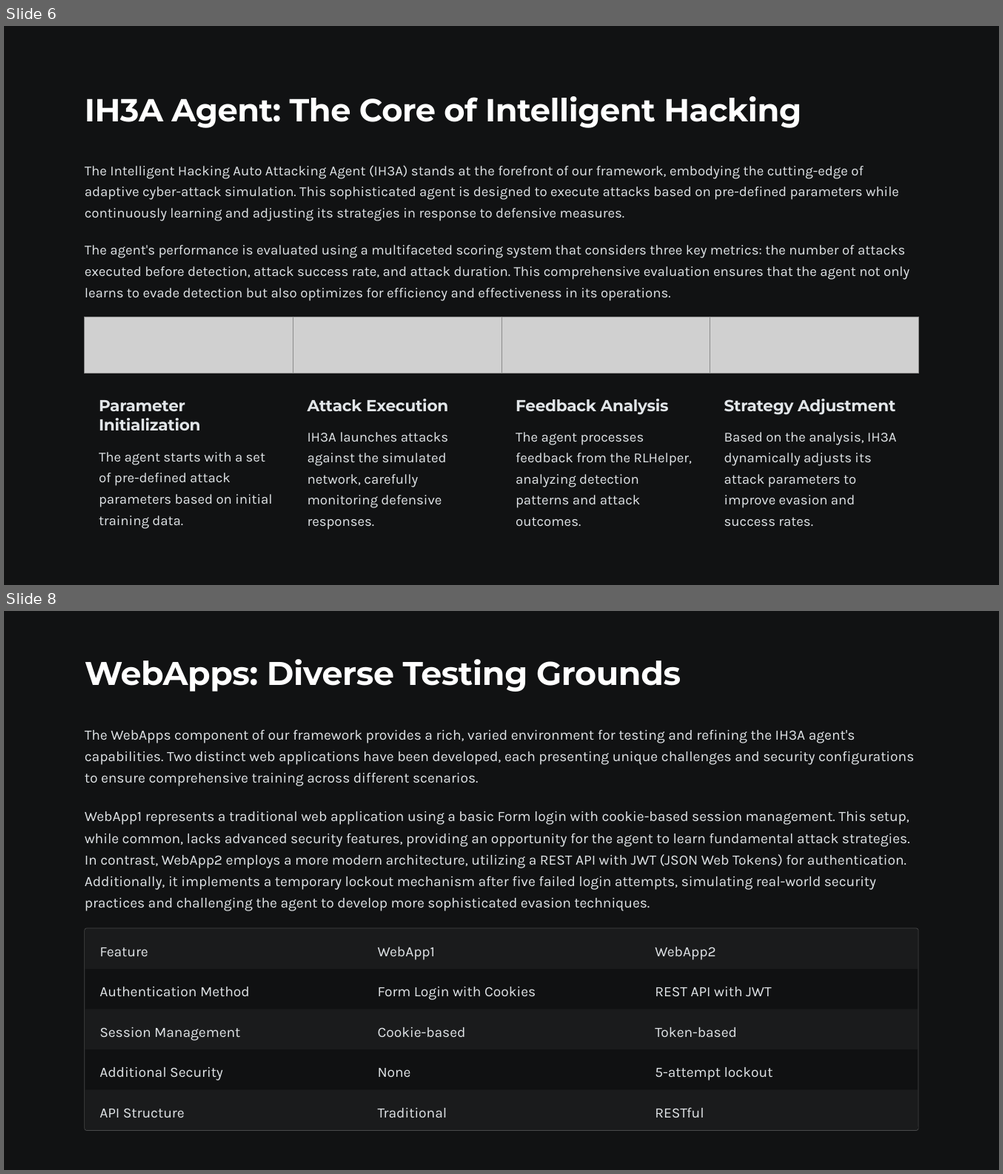
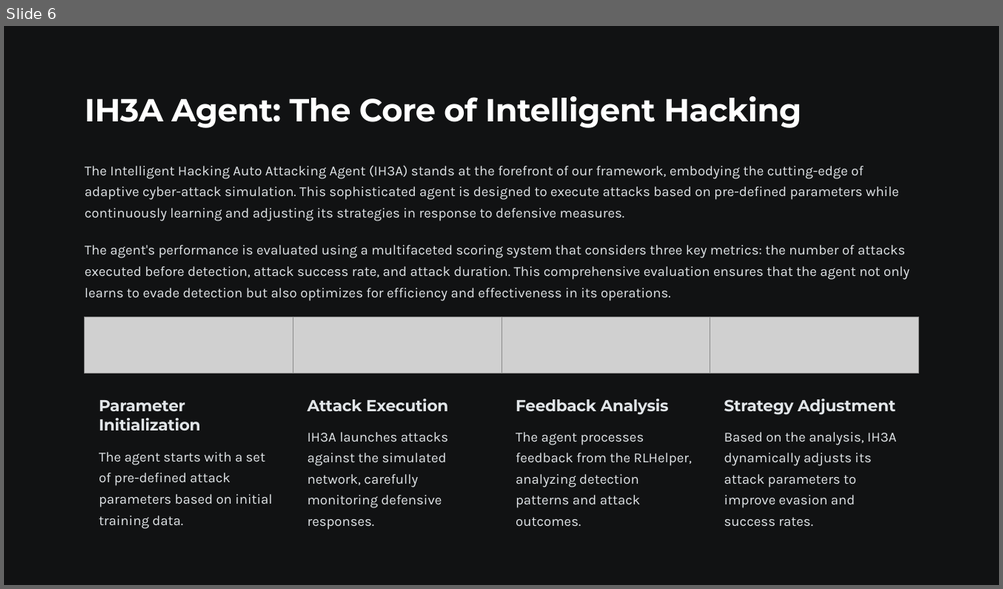
Before and after one commit to flacman/IH3A, a slide deck: IH3A-Intelligent-Hacking-Auto-Attacking-Agent-Framework.pptx. Shown one above the other, each under a label of ours: slides 6 and 8 before the commit, slide 6 after it; the slides between them are not shown. The pictures are 1003x1174 and 1003x589 pixels, drawn with LibreOffice and Linux fonts; fonts in the diff are those of the drawing; grey boxes stand for pictures; background and template pictures are left out. Boxes give left, top, right and bottom in pixels: in the first picture for what was removed or moved away, otherwise in the second. Text is boxed around its words. In the diff, an @@ line names an element or a change of style, - is before the commit and + after.

```diff
--- a/IH3A-Intelligent-Hacking-Auto-Attacking-Agent-Framework.pptx
+++ b/IH3A-Intelligent-Hacking-Auto-Attacking-Agent-Framework.pptx
@@ slide 8 removed at box(4, 611, 999, 1170), background #FFFFFF; not listed: 1 template element that a slide beside it also shows @@
@@ text removed at box(85, 659, 680, 692) @@
-WebApps: Diverse Testing Grounds
@@ text removed at box(85, 729, 913, 786) @@
-The WebApps component of our framework provides a rich, varied environment for testing and refining the IH3A agent's capabilities. Two distinct web applications have been developed, each presenting unique challenges and security configurations to ensure comprehensive training across different scenarios.
@@ text removed at box(85, 812, 910, 911) @@
-WebApp1 represents a traditional web application using a basic Form login with cookie-based session management. This setup, while common, lacks advanced security features, providing an opportunity for the agent to learn fundamental attack strategies. In contrast, WebApp2 employs a more modern architecture, utilizing a REST API with JWT (JSON Web Tokens) for authentication. Additionally, it implements a temporary lockout mechanism after five failed login attempts, simulating real-world security practices and challenging the agent to develop more sophisticated evasion techniques.
@@ rounded rectangle removed at box(85, 928, 919, 1131) @@
@@ rectangle removed at box(85, 929, 917, 970) @@
@@ text removed at box(99, 948, 148, 957) @@
-Feature
@@ text removed at box(378, 947, 435, 960) @@
-WebApp1
@@ text removed at box(654, 947, 715, 960) @@
-WebApp2
@@ rectangle removed at box(85, 969, 917, 1009) @@
@@ text removed at box(99, 987, 250, 997) @@
-Authentication Method
@@ text removed at box(378, 987, 535, 1000) @@
-Form Login with Cookies
@@ text removed at box(654, 987, 771, 997) @@
-REST API with JWT
@@ rectangle removed at box(85, 1009, 917, 1050) @@
@@ text removed at box(99, 1028, 240, 1041) @@
-Session Management
@@ text removed at box(378, 1028, 466, 1037) @@
-Cookie-based
@@ text removed at box(654, 1028, 737, 1037) @@
-Token-based
@@ rectangle removed at box(85, 1050, 917, 1091) @@
@@ text removed at box(99, 1068, 223, 1081) @@
-Additional Security
@@ text removed at box(378, 1068, 411, 1077) @@
-None
@@ text removed at box(654, 1068, 773, 1081) @@
-5-attempt lockout
@@ rectangle removed at box(85, 1091, 917, 1130) @@
@@ text removed at box(99, 1108, 185, 1119) @@
-API Structure
@@ text removed at box(378, 1108, 447, 1118) @@
-Traditional
@@ text removed at box(654, 1108, 703, 1119) @@
-RESTful
```
Also in this commit, not shown: 5 slides changed, 5 other files.
